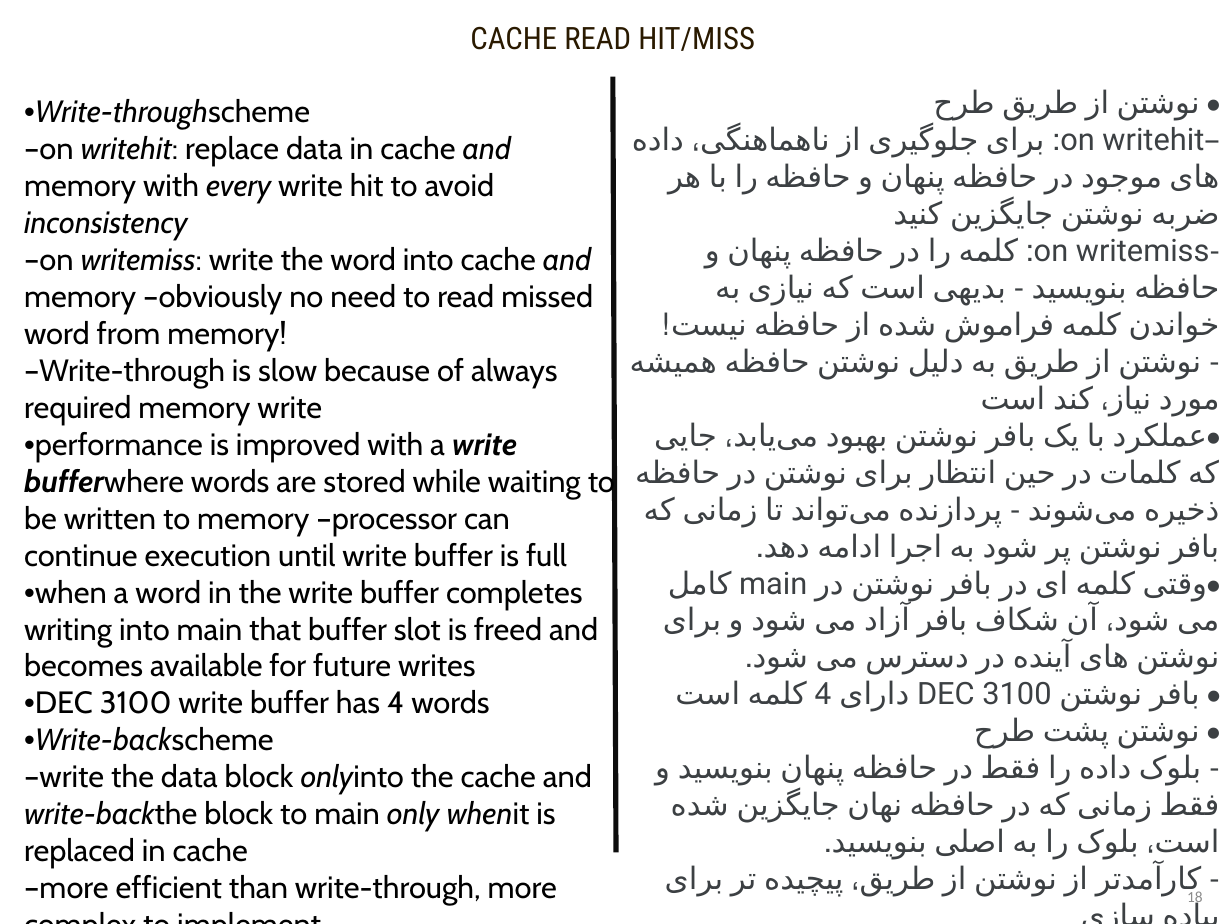
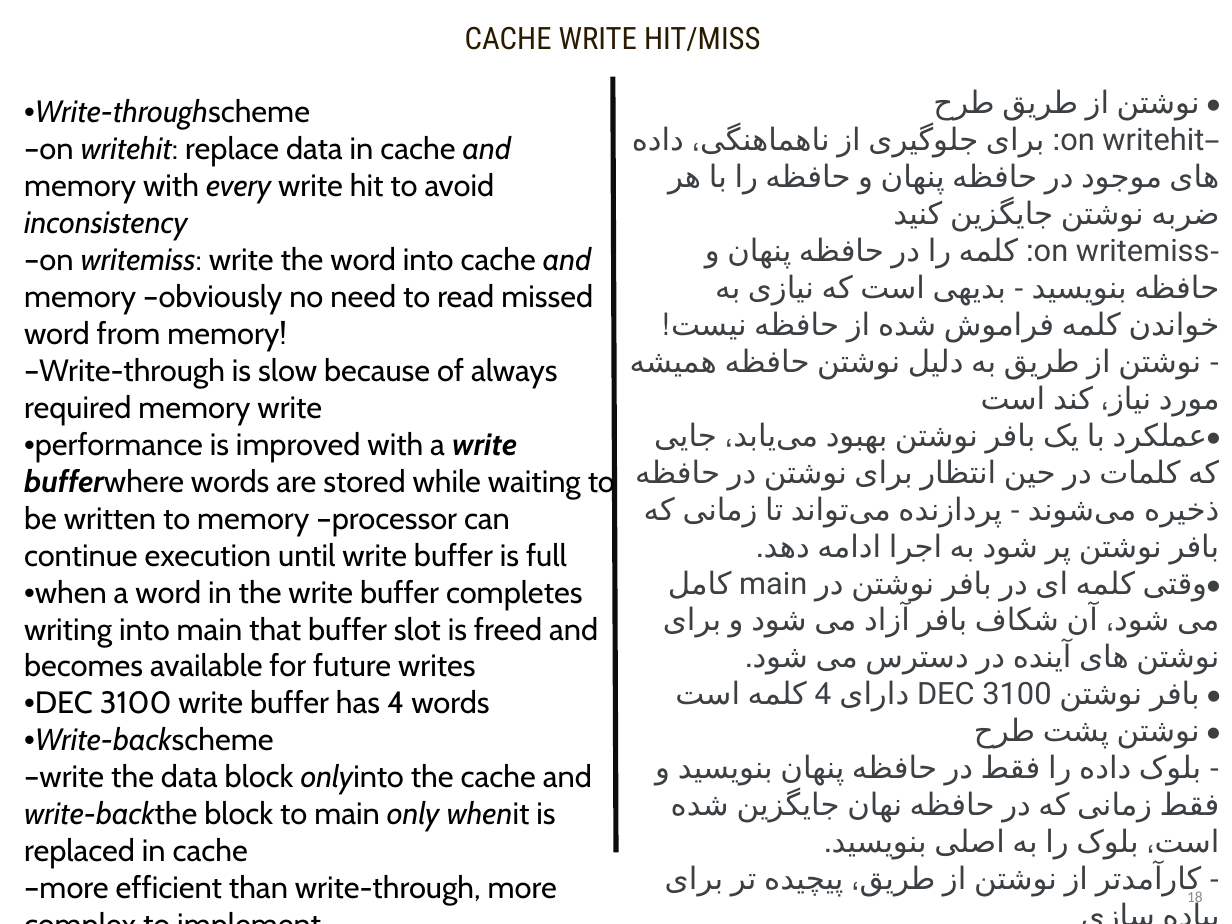
Before and after one commit to farzinsharif/computer-architecture-slide, a slide deck: slide 18 of Chapter4.Memory Hirearchy.pptx. Drawn at 1232x924 pixels with LibreOffice and Linux fonts; fonts in the diff are those of the drawing. Boxes give left, top, right and bottom in pixels: in the first picture for what was removed or moved away, otherwise in the second. Text is boxed around its words. In the diff, an @@ line names an element or a change of style, - is before the commit and + after.

```diff
--- a/Chapter4.Memory Hirearchy.pptx
+++ b/Chapter4.Memory Hirearchy.pptx
@@ text at [465,26,761,51]: text changed @@
-CACHE READ HIT/MISS
+CACHE WRITE HIT/MISS
```
Also in this commit, not shown: 1 other slide changed, 2 other files.
